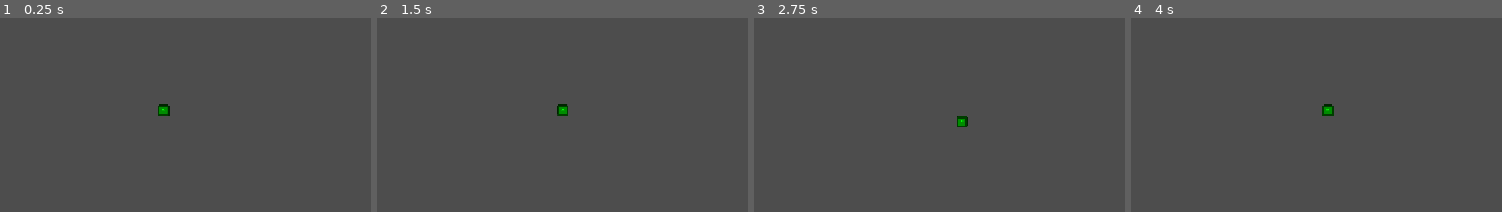
Above: before the commit, frames 1-4 (left to right).
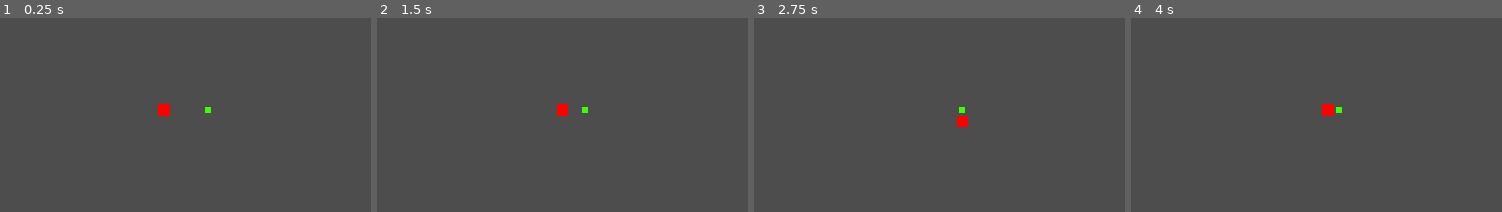
Above: after the commit, the same moments.

Repository: ahmetkozal/Godot-Mini_Games_Collection
Game: Godot game, scene res://Scenes/test_scene.tscn
Same seed, same stepped clock (60 frames per second), same inputs: the game is played once before the commit and once after it. The engine's default icon, where the game draws it, is replaced by a stand-in: a white triangle on a blue panel in a dark square.
Inputs:
- Up to frame 1 (0.25 s): no input
- Up to frame 2 (1.5 s): tap Enter at 0.5 s; hold D (right) 0.53-1.28 s; hold S (down) from 1.28 s (still down)
- Up to frame 3 (2.75 s): tap Space at 2 s; release S (down) at 2.03 s; hold D (right) from 2.03 s (still down)
- Up to frame 4 (4 s): release D (right) at 2.78 s; hold W (up) 2.78-3.53 s; tap Enter at 3.5 s; hold A (left) from 3.53 s (still down)
The pictures show only the part of the screen within x 29-79%, y 28-78%; the shares and areas given below are measured in that part.

The runs differ from the first frame. In frame 1, 0.3% of the frame differs, in the area x 42-57%, y 44-51%; in frame 2, 0.2%; in frame 3, 0.2%; in frame 4, 0.3%.

Commit message:
added basic shaders

Diff:
--- a/sssnake/Characters/snake.tscn
+++ b/sssnake/Characters/snake.tscn
@@ -2,6 +2,15 @@
 
 [ext_resource type="Texture2D" uid="uid://c885xu4ei8dt8" path="res://icon.svg" id="1_4b4a7"]
 [ext_resource type="Script" uid="uid://cpcv6jrhwegch" path="res://Scripts/PlayerScripts/snake_movement.gd" id="1_iuyki"]
+[ext_resource type="Shader" uid="uid://b6xa0kwwpnkcg" path="res://Shaders/snake_part_shader.gdshader" id="2_uhes3"]
+
+[sub_resource type="ShaderMaterial" id="ShaderMaterial_r5l72"]
+shader = ExtResource("2_uhes3")
+shader_parameter/base_color = Color(1, 0, 0, 1)
+
+[sub_resource type="ShaderMaterial" id="ShaderMaterial_uhes3"]
+shader = ExtResource("2_uhes3")
+shader_parameter/base_color = Color(1, 0, 0, 1)
 
 [sub_resource type="RectangleShape2D" id="RectangleShape2D_iuyki"]
 size = Vector2(16, 16)
@@ -10,9 +19,10 @@
 script = ExtResource("1_iuyki")
 
 [node name="Sprite2D" type="Sprite2D" parent="." unique_id=1373312024]
-modulate = Color(0, 1, 0, 1)
+material = SubResource("ShaderMaterial_r5l72")
 scale = Vector2(0.125, 0.125)
 texture = ExtResource("1_4b4a7")
 
 [node name="CollisionShape2D" type="CollisionShape2D" parent="." unique_id=1145967425]
+material = SubResource("ShaderMaterial_uhes3")
 shape = SubResource("RectangleShape2D_iuyki")
--- /dev/null
+++ b/sssnake/Characters/snake_part.tscn
@@ -0,0 +1,28 @@
+[gd_scene format=3 uid="uid://h4sdljnrgte0"]
+
+[ext_resource type="Texture2D" uid="uid://c885xu4ei8dt8" path="res://icon.svg" id="1_oda7p"]
+[ext_resource type="Shader" uid="uid://b6xa0kwwpnkcg" path="res://Shaders/snake_part_shader.gdshader" id="1_uuy33"]
+
+[sub_resource type="ShaderMaterial" id="ShaderMaterial_tak5s"]
+shader = ExtResource("1_uuy33")
+shader_parameter/base_color = Color(1, 0, 0, 1)
+
+[sub_resource type="ShaderMaterial" id="ShaderMaterial_uuy33"]
+shader = ExtResource("1_uuy33")
+shader_parameter/base_color = Color(1, 0, 0, 1)
+
+[sub_resource type="RectangleShape2D" id="RectangleShape2D_pm0dr"]
+size = Vector2(16, 16)
+
+[node name="SnakePart" type="Node2D" unique_id=1804810442]
+
+[node name="Sprite2D" type="Sprite2D" parent="." unique_id=1497593282]
+material = SubResource("ShaderMaterial_tak5s")
+scale = Vector2(0.125, 0.125)
+texture = ExtResource("1_oda7p")
+
+[node name="Area2D" type="Area2D" parent="." unique_id=2072646087]
+
+[node name="CollisionShape2D" type="CollisionShape2D" parent="Area2D" unique_id=1643491864]
+material = SubResource("ShaderMaterial_uuy33")
+shape = SubResource("RectangleShape2D_pm0dr")
--- /dev/null
+++ b/sssnake/Objects/food.tscn
@@ -0,0 +1,23 @@
+[gd_scene format=3 uid="uid://cr8ixo2yeegap"]
+
+[ext_resource type="Texture2D" uid="uid://c885xu4ei8dt8" path="res://icon.svg" id="1_6p3d6"]
+[ext_resource type="Shader" uid="uid://dvi5sn3ut3vk7" path="res://Shaders/food.gdshader" id="1_tak5s"]
+
+[sub_resource type="ShaderMaterial" id="ShaderMaterial_6p3d6"]
+shader = ExtResource("1_tak5s")
+shader_parameter/base_color = Color(0.23333335, 1, 0, 1)
+
+[sub_resource type="RectangleShape2D" id="RectangleShape2D_pm0dr"]
+size = Vector2(8, 8)
+
+[node name="Food" type="Node2D" unique_id=1852383475]
+
+[node name="Sprite2D" type="Sprite2D" parent="." unique_id=1669091140]
+material = SubResource("ShaderMaterial_6p3d6")
+scale = Vector2(0.0625, 0.0625)
+texture = ExtResource("1_6p3d6")
+
+[node name="Area2D" type="Area2D" parent="." unique_id=370185878]
+
+[node name="CollisionShape2D" type="CollisionShape2D" parent="Area2D" unique_id=10890569]
+shape = SubResource("RectangleShape2D_pm0dr")
--- a/sssnake/Scenes/test_scene.tscn
+++ b/sssnake/Scenes/test_scene.tscn
@@ -2,6 +2,7 @@
 
 [ext_resource type="Texture2D" uid="uid://c885xu4ei8dt8" path="res://icon.svg" id="1_3dogw"]
 [ext_resource type="PackedScene" uid="uid://ct4gpdh6va1fv" path="res://Characters/snake.tscn" id="2_r5l72"]
+[ext_resource type="PackedScene" uid="uid://cr8ixo2yeegap" path="res://Objects/food.tscn" id="3_50ct6"]
 
 [sub_resource type="TileSetAtlasSource" id="TileSetAtlasSource_r5l72"]
 resource_name = "test_wall"
@@ -29,3 +30,6 @@
 
 [node name="Camera2D" type="Camera2D" parent="." unique_id=1331286782]
 position = Vector2(640, 384)
+
+[node name="Food" parent="." unique_id=1852383475 instance=ExtResource("3_50ct6")]
+position = Vector2(712, 392)
--- /dev/null
+++ b/sssnake/Shaders/food.gdshader
@@ -0,0 +1,18 @@
+shader_type canvas_item;
+
+uniform vec4 base_color : source_color = vec4(1.0f);
+
+
+void vertex() {
+	// Called for every vertex the material is visible on.
+}
+
+void fragment() {
+	// Called for every pixel the material is visible on.
+	COLOR = base_color;
+}
+
+//void light() {
+//	// Called for every pixel for every light affecting the CanvasItem.
+//	// Uncomment to replace the default light processing function with this one.
+//}
--- /dev/null
+++ b/sssnake/Shaders/snake_part_shader.gdshader
@@ -0,0 +1,18 @@
+shader_type canvas_item;
+
+uniform vec4 base_color : source_color = vec4(1.0f);
+
+
+void vertex() {
+	// Called for every vertex the material is visible on.
+}
+
+void fragment() {
+	// Called for every pixel the material is visible on.
+	COLOR = base_color;
+}
+
+//void light() {
+//	// Called for every pixel for every light affecting the CanvasItem.
+//	// Uncomment to replace the default light processing function with this one.
+//}
Not shown, added: sssnake/Shaders/food.gdshader.uid
Not shown, added: sssnake/Shaders/snake_part_shader.gdshader.uid
Not shown, added: .gitignore
